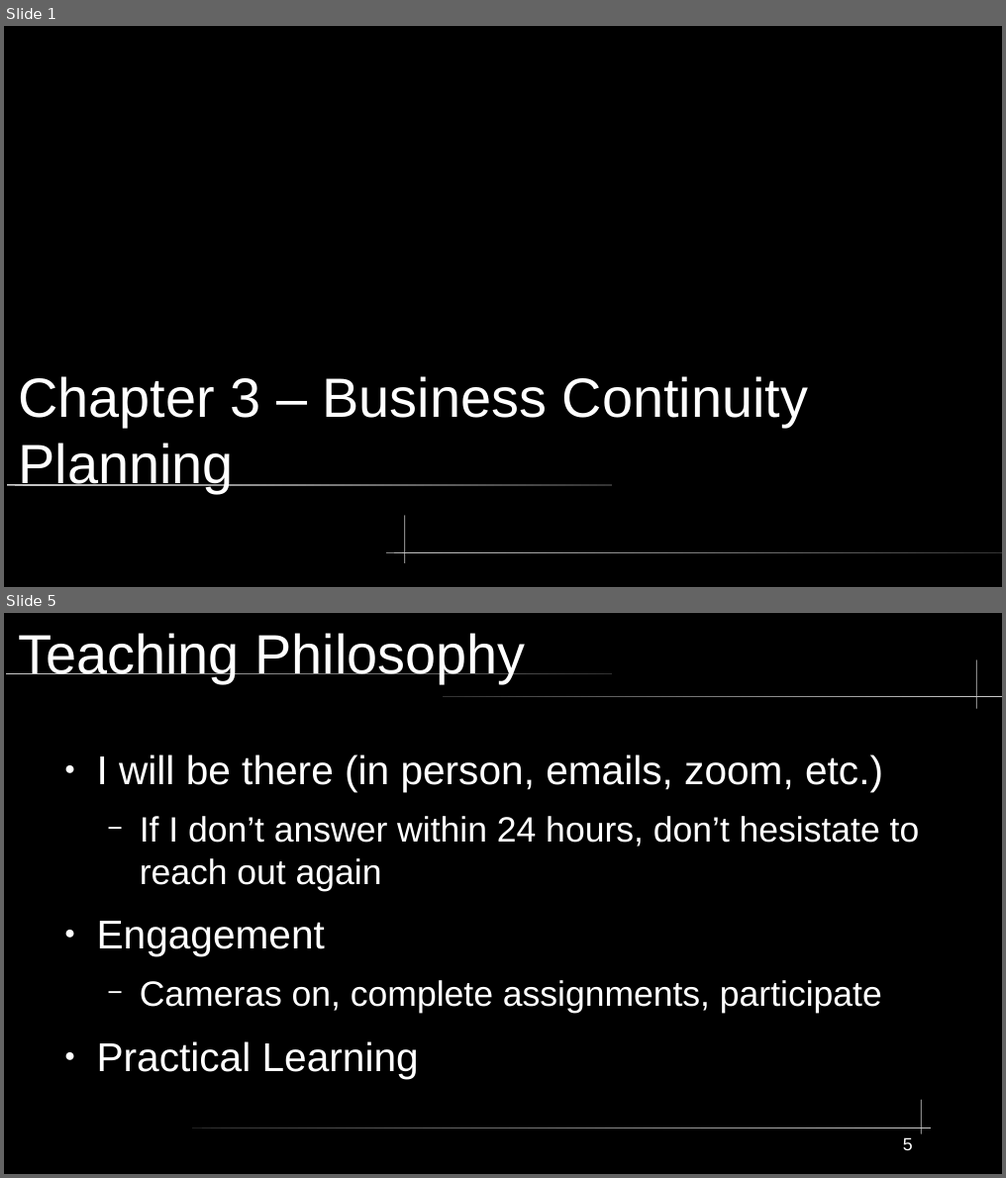
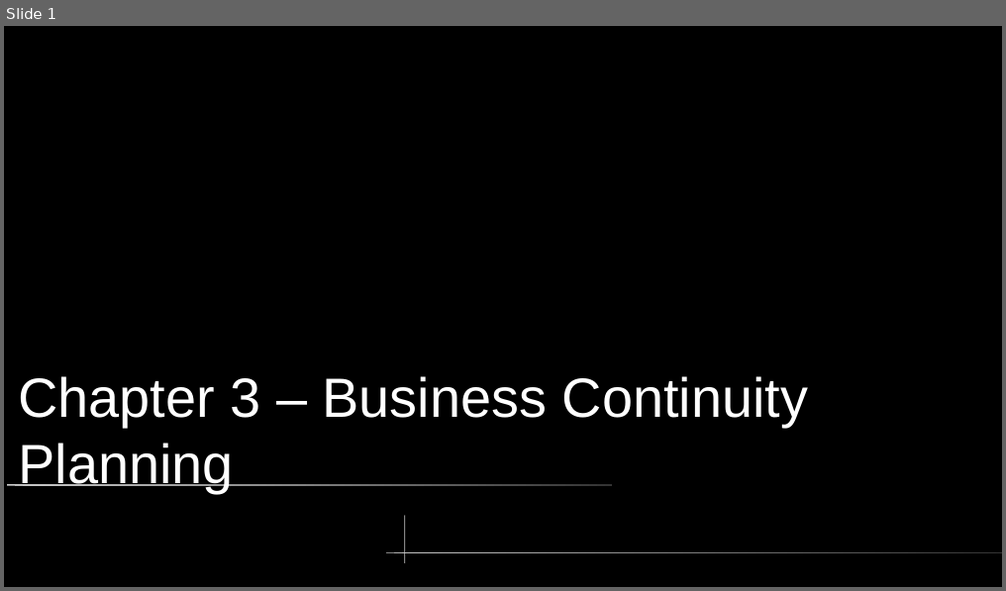
Before and after one commit to City-Colleges-of-Chicago-Cybersecurity/COMPSFI-214, a slide deck: 2026/Spring/powerpoints/Chatper-03-Business-Continuity-Planning.odp. Shown one above the other, each under a label of ours: slides 1 and 5 before the commit, slide 1 after it; the slides between them are not shown. The pictures are 1006x1178 and 1006x591 pixels, drawn with LibreOffice and Linux fonts; fonts in the diff are those of the drawing. Boxes give left, top, right and bottom in pixels: in the first picture for what was removed or moved away, otherwise in the second. Text is boxed around its words. In the diff, an @@ line names an element or a change of style, - is before the commit and + after.

```diff
--- a/2026/Spring/powerpoints/Chatper-03-Business-Continuity-Planning.odp
+++ b/2026/Spring/powerpoints/Chatper-03-Business-Continuity-Planning.odp
@@ slide 5 removed at [4,613,1002,1174], background #000000 @@
@@ title removed at [18,633,525,683] @@
-Teaching Philosophy
@@ freeform shape removed at [976,661,977,709] @@
@@ rounded rectangle removed at [6,672,612,674] @@
@@ rounded rectangle removed at [444,696,1002,697] @@
@@ text removed at [97,755,920,1079] @@
-● I will be there (in person, emails, zoom, etc.)
-  − If I don’t answer within 24 hours, don’t hesistate to reach out again
-● Engagement
-  − Cameras on, complete assignments, participate
-● Practical Learning
@@ freeform shape removed at [922,1100,923,1135] @@
@@ rounded rectangle removed at [192,1128,932,1129] @@
@@ page number removed at [903,1138,913,1151] @@
-5
```
Also in this commit, not shown: 8 slides added, 6 other slides removed.
